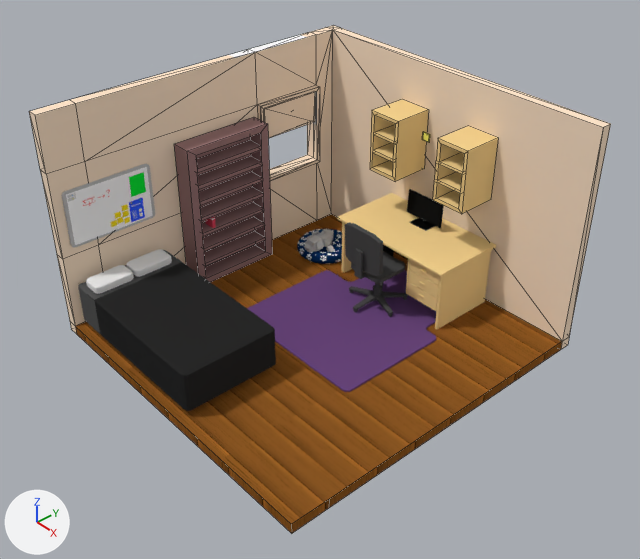
The Blender file Assets/room.blend as it was, and as the next commit left it.
Before and after are seen from a camera (50 mm lens) standing at (46.5, -53.7, 41.2) and looking at (0.8, -13.4, 0.6). Lighting does not change. The marker at lower left points along +X, +Y and +Z. Mesh edges are drawn as thin lines on the coarser meshes.

In view in the first picture: 'Bed', 'Bookshelf', 'Chair', 'Desk', 'Dog Bed', 'Monitor', 'Pillow 2', 'Pillow1', 'Room', 'Rug', 'Shelves', 'Whiteboard'.
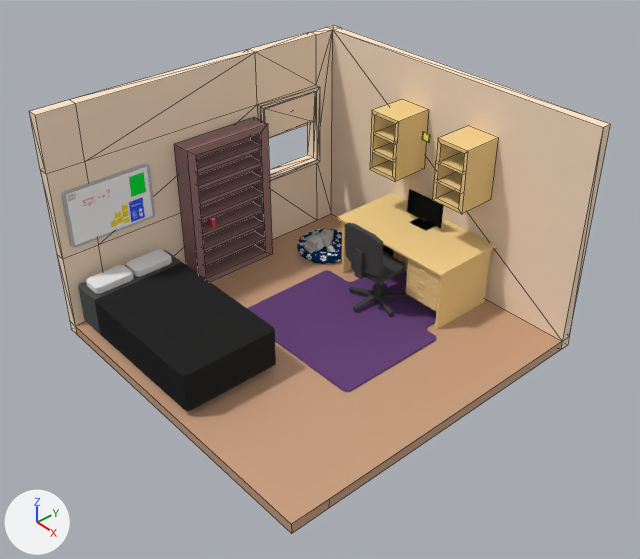
Location of each change, (x1, y1, x2, y2) in pixels of the pictures (640 x 559 px):
'Room', recoloured, surface changed: (73, 33, 565, 533) in both
part 1 of me_plane, recoloured: (29, 25, 597, 341) in both
part 2 of me_plane, recoloured: (333, 30, 611, 340) in both
part 3 of me_plane, surface changed: (75, 214, 562, 533) in both

Edits to the bpy script that builds the scene:
```text
Add mat_roommaterial0_1:
    mat_roommaterial0_1 = principled_material('roommaterial0.1')
    mat_roommaterial0_1.base_color = (1.0, 0.791, 0.597)  # beige #ffe6cb
    mat_roommaterial0_1.roughness = 1.0
    mat_roommaterial0_1.specular_ior_level = 0.0
Add mat_roommaterial0_2:
    mat_roommaterial0_2 = principled_material('roommaterial0.2')
    mat_roommaterial0_2.base_color = (0.604, 0.355, 0.218)  # brown #cca181
Change me_plane:
    where me_plane.from_pydata(...)  # 88 vertices, 148 faces; spans x -18.4..12.6, y -22.4..9.1, z -0.9..20.1
    used by ob_room; location = (1.98, -5.67, -6.05)
    remove me_plane.materials.append(mat_floor)  # picture img_woodfloortexture_jpg
    me_plane part 1: 130 of the faces centred in x -18.4..-7.4, y -22.4..9.1, z -0.9..20.1 switch from mat_material (picture img_room_texture) to mat_roommaterial0_1 (beige #ffe6cb)
    me_plane part 2: 3 of the faces centred in x 2.6, y 8.1..9.1, z 13.4..20.1 switch from mat_material (picture img_room_texture) to mat_roommaterial0_1 (beige #ffe6cb)
    me_plane part 3: texture (UV) coordinates of 4 of 148 faces, centred in x -6.1..12.6, y -22.4..-5.5, z -0.4..0.1, changed; they spanned u -0.61..1.6, v -0.96..1.33 and now span u 0.25..0.66, v 0.0..0.76
    add me_plane.materials.append(mat_roommaterial0_2)  # brown #cca181
```
